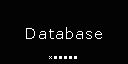
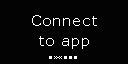
Revision of a layered (128, 64) image; what changed, layer by layer:
added layer "connect" above "Upload" over [32, 15, 97, 49]
hid "Database" over [26, 27, 102, 39]
painted on "bckg" over [54, 56, 60, 61]
